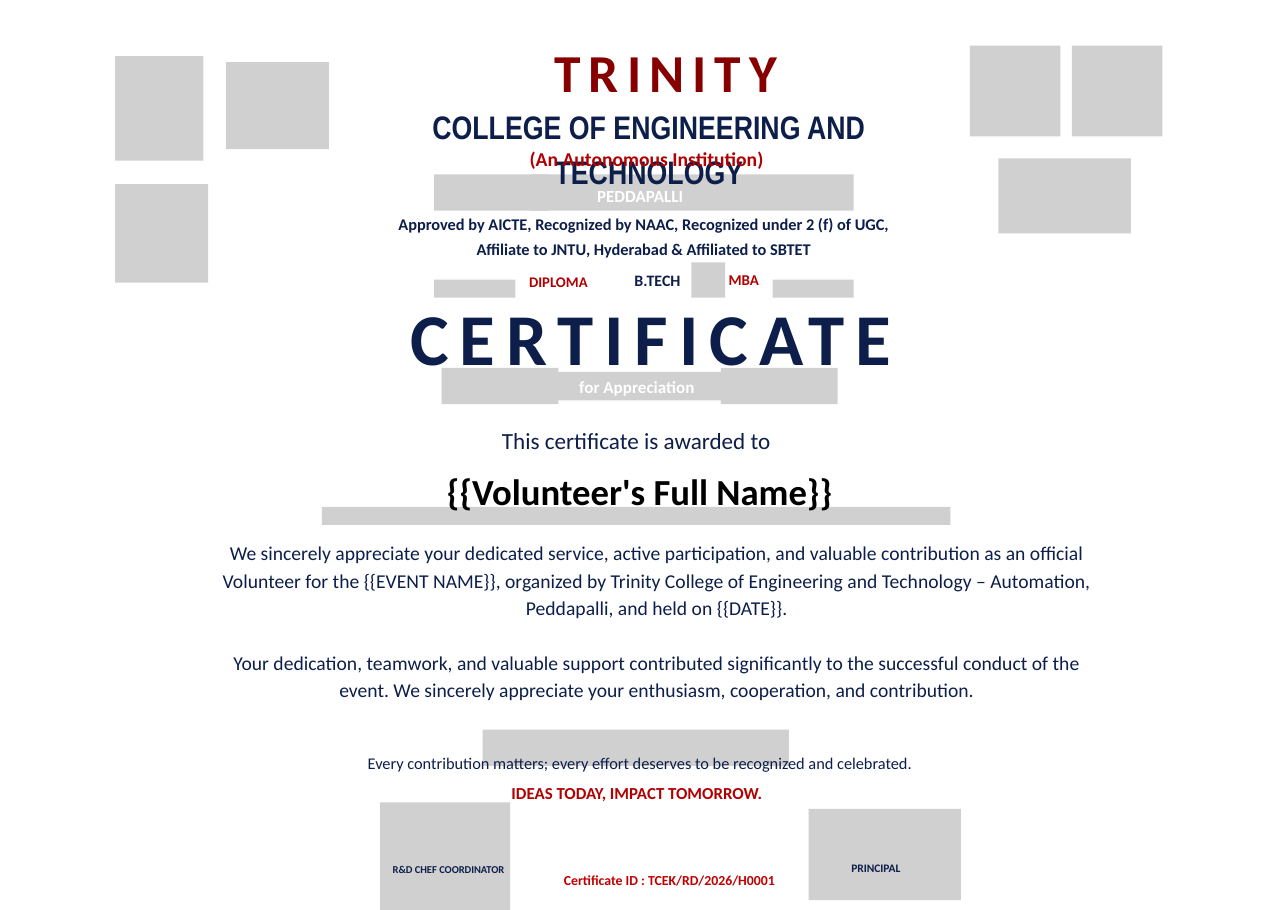
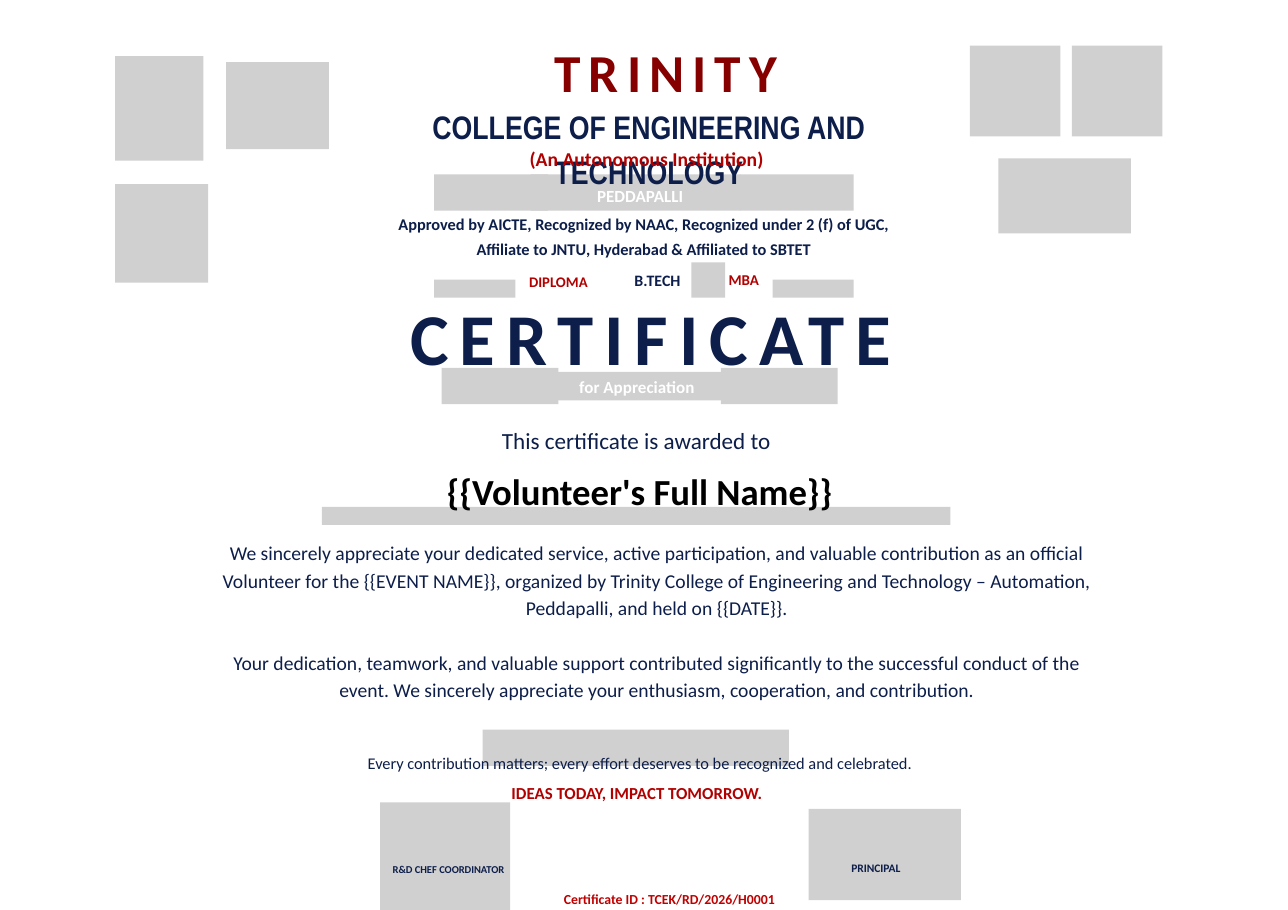
Before and after one commit to saicharan-bhuthkuri/rd, a slide deck: slide 1 of backend/CERTIFICATE_TEMPLATE - Volunteers.pptx. Drawn at 1288x910 pixels with LibreOffice and Linux fonts; fonts in the diff are those of the drawing; grey boxes stand for pictures; background and template pictures are left out. Boxes give left, top, right and bottom in pixels: in the first picture for what was removed or moved away, otherwise in the second. Text is boxed around its words. In the diff, an @@ line names an element or a change of style, - is before the commit and + after.

```diff
--- a/backend/CERTIFICATE_TEMPLATE - Volunteers.pptx
+++ b/backend/CERTIFICATE_TEMPLATE - Volunteers.pptx
@@ text "Certificate ID : TCEK/RD/2026/H0001": place and size @@
-text "Certificate ID : TCEK/RD/2026/H0001" at <box>564,875,775,886</box>
+text "Certificate ID : TCEK/RD/2026/H0001" at <box>564,894,775,905</box>
```
Also in this commit, not shown: 16 other files.
